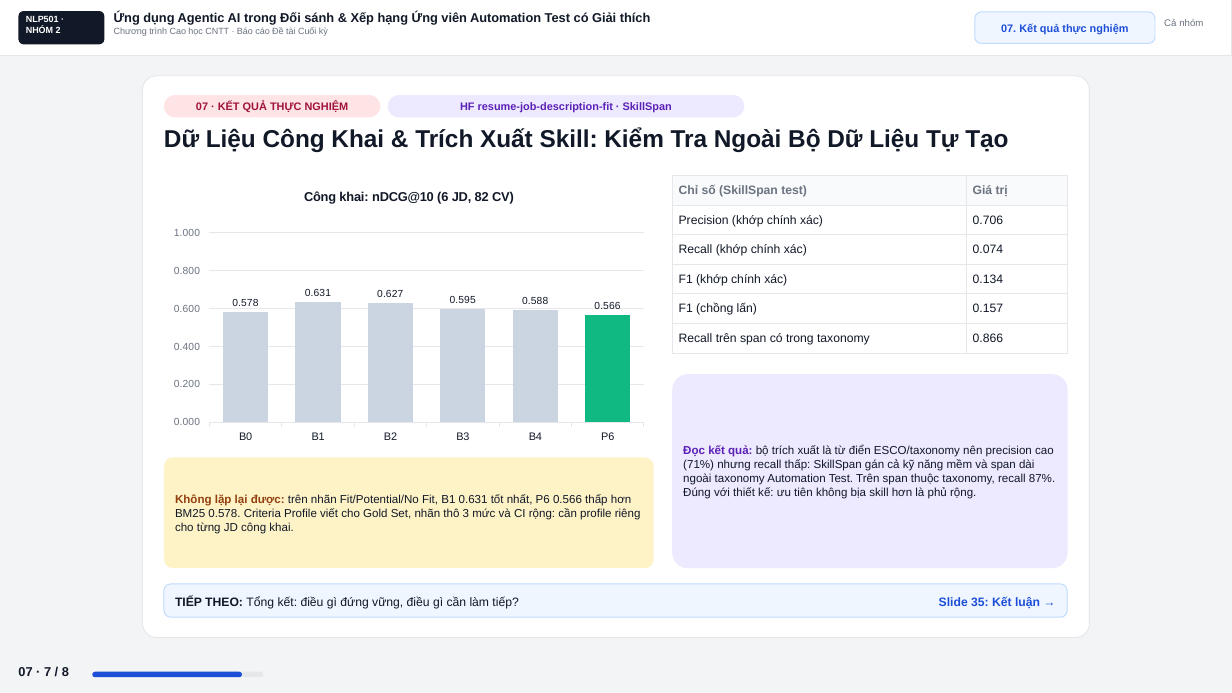
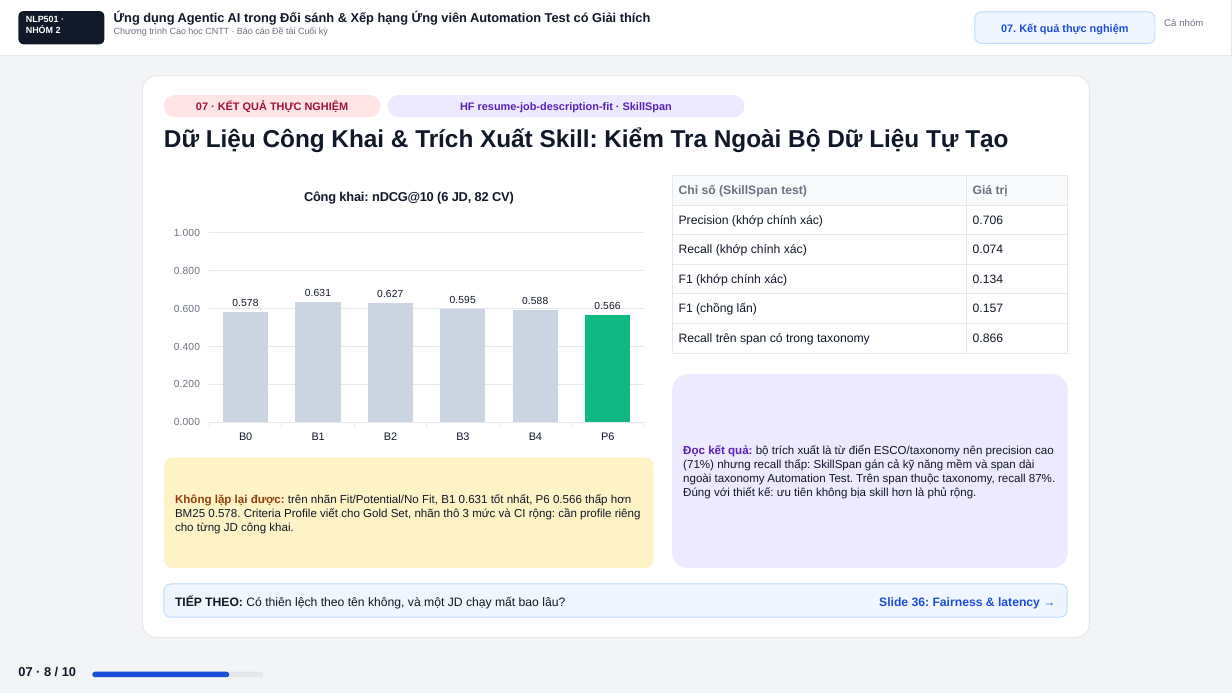
Before and after one commit to ZgsNat/NLP501.22_GROUP_2, a slide deck: slide 35 of Slide_Group2_NLP501-3.pptx (slide 34 before the commit). Drawn at 1232x693 pixels with LibreOffice and Linux fonts; fonts in the diff are those of the drawing. Boxes give left, top, right and bottom in pixels: in the first picture for what was removed or moved away, otherwise in the second. Text is boxed around its words. In the diff, an @@ line names an element or a change of style, - is before the commit and + after.

```diff
--- a/Slide_Group2_NLP501-3.pptx
+++ b/Slide_Group2_NLP501-3.pptx
@@ text at [175, 597, 565, 609]: text changed @@
-TIẾP THEO: Tổng kết: điều gì đứng vững, điều gì cần làm tiếp?
+TIẾP THEO: Có thiên lệch theo tên không, và một JD chạy mất bao lâu?
@@ text at [879, 597, 1040, 609]: text changed @@
-Slide 35: Kết luận →
+Slide 36: Fairness & latency →
@@ text at [18, 666, 76, 679]: text changed @@
-07 · 7 / 8
+07 · 8 / 10
@@ rounded rectangle: place and size @@
-rounded rectangle at [92, 672, 242, 677]
+rounded rectangle at [92, 672, 229, 677]
```
Also in this commit, not shown: 8 other slides changed, 2 slides added, 6 other files.
